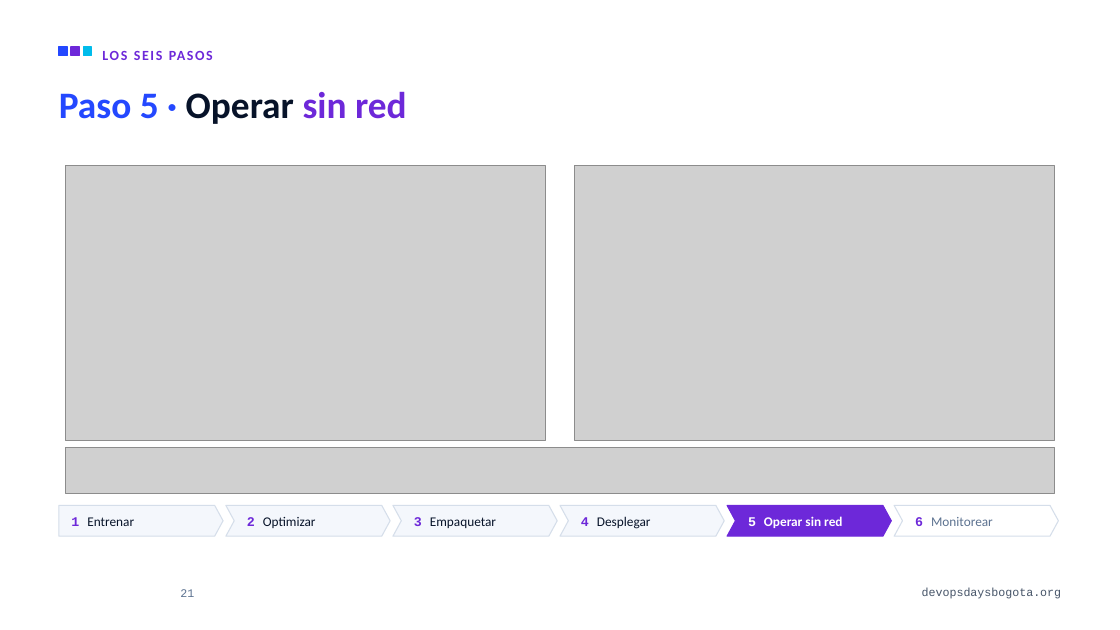
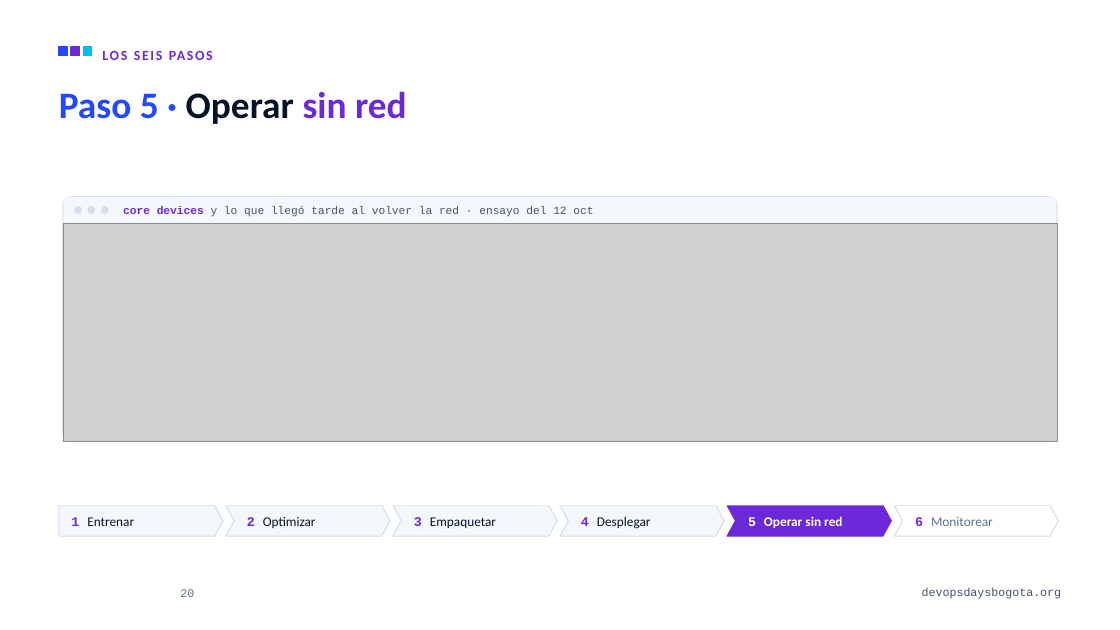
Before and after one commit to alejandro945/mlops-a-ciegas, a slide deck: slide 20 of talk/MLOps-a-ciegas-DevOpsDays-Bogota-2026.pptx (slide 21 before the commit). Drawn at 1120x630 pixels with LibreOffice and Linux fonts; fonts in the diff are those of the drawing; grey boxes stand for pictures; background and template pictures are left out. Boxes give left, top, right and bottom in pixels: in the first picture for what was removed or moved away, otherwise in the second. Text is boxed around its words. In the diff, an @@ line names an element or a change of style, - is before the commit and + after.

```diff
--- a/talk/MLOps-a-ciegas-DevOpsDays-Bogota-2026.pptx
+++ b/talk/MLOps-a-ciegas-DevOpsDays-Bogota-2026.pptx
@@ picture removed at box(66, 166, 546, 441) @@
@@ picture removed at box(575, 166, 1055, 441) @@
@@ group added at box(0, 133, 1120, 505): 4 rounded rectangles, 2 rectangles, 1 text, 1 picture @@
+core devices y lo que llegó tarde al volver la red · ensayo del 12 oct
@@ picture removed at box(66, 448, 1055, 494) @@
@@ page number at box(180, 589, 194, 597): text changed @@
-21
+20
```
Also in this commit, not shown: 8 other slides changed, 2 slides added, 3 slides removed, 15 other files.
